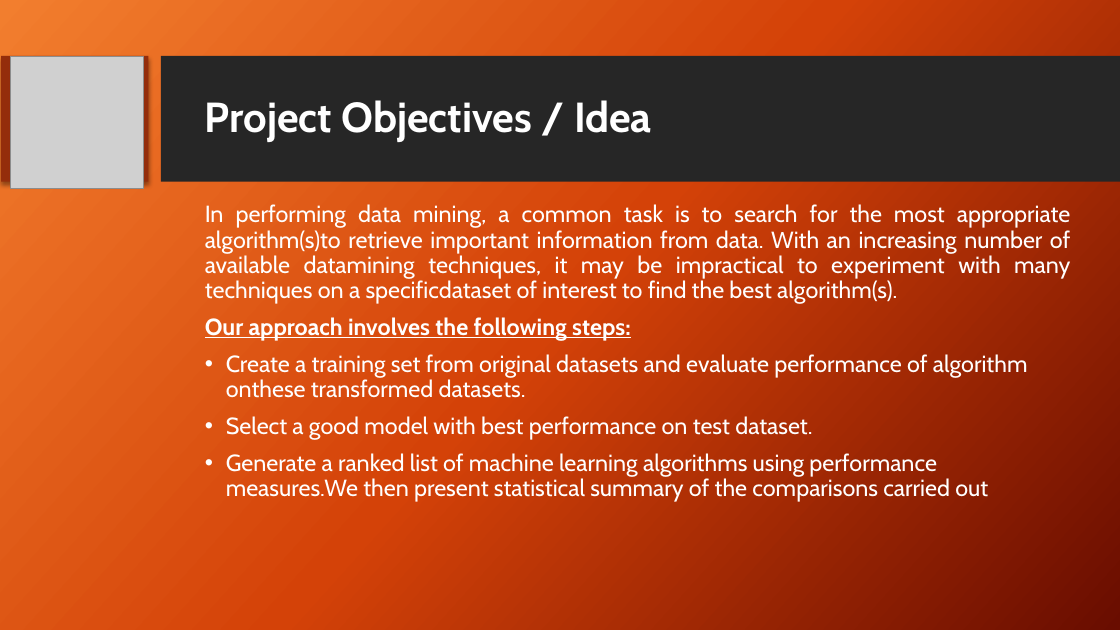
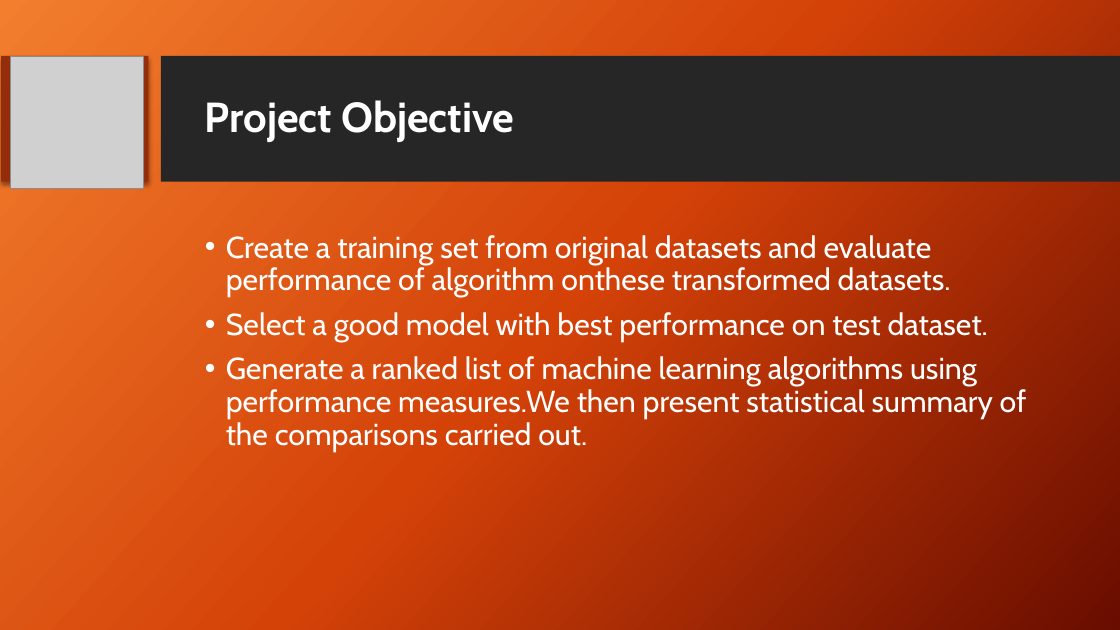
Before and after one commit to ItProject1920/data-science-project, a slide deck: slide 6 of Project Review FINAL.pptx. Drawn at 1120x630 pixels with LibreOffice and Linux fonts; fonts in the diff are those of the drawing; grey boxes stand for pictures; background and template pictures are left out. Boxes give left, top, right and bottom in pixels: in the first picture for what was removed or moved away, otherwise in the second. Text is boxed around its words. In the diff, an @@ line names an element or a change of style, - is before the commit and + after.

```diff
--- a/Project Review FINAL.pptx
+++ b/Project Review FINAL.pptx
@@ title at [205,100,514,142]: text changed @@
-Project Objectives / Idea
+Project Objective
@@ text at [205,204,1070,341]: paragraphs removed @@
-In performing data mining, a common task is to search for the most appropriate algorithm(s)to retrieve important information from data. With an increasing number of available datamining techniques, it may be impractical to experiment with many techniques on a specificdataset of interest to find the best algorithm(s).
-Our approach involves the following steps:
@@ text "Create a training set from ...": place and size @@
-text "Create a training set from ..." at [205,204,1070,502]
+text "Create a training set from ..." at [226,235,1027,452]
@@ text at [226,235,988,342]: size 20 to 26 pt in "Create a training set from original datasets ...", "Select a good model with best performance ..." @@
@@ text at [226,356,1027,452]: text changed; size 20 to 26 pt @@
-• Generate a ranked list of machine learning algorithms using performance measures.We then present statistical summary of the comparisons carried out
+• Generate a ranked list of machine learning algorithms using performance measures.We then present statistical summary of the comparisons carried out.
```
Also in this commit, not shown: 10 other slides changed, 2 slides added, 1 slide removed.
